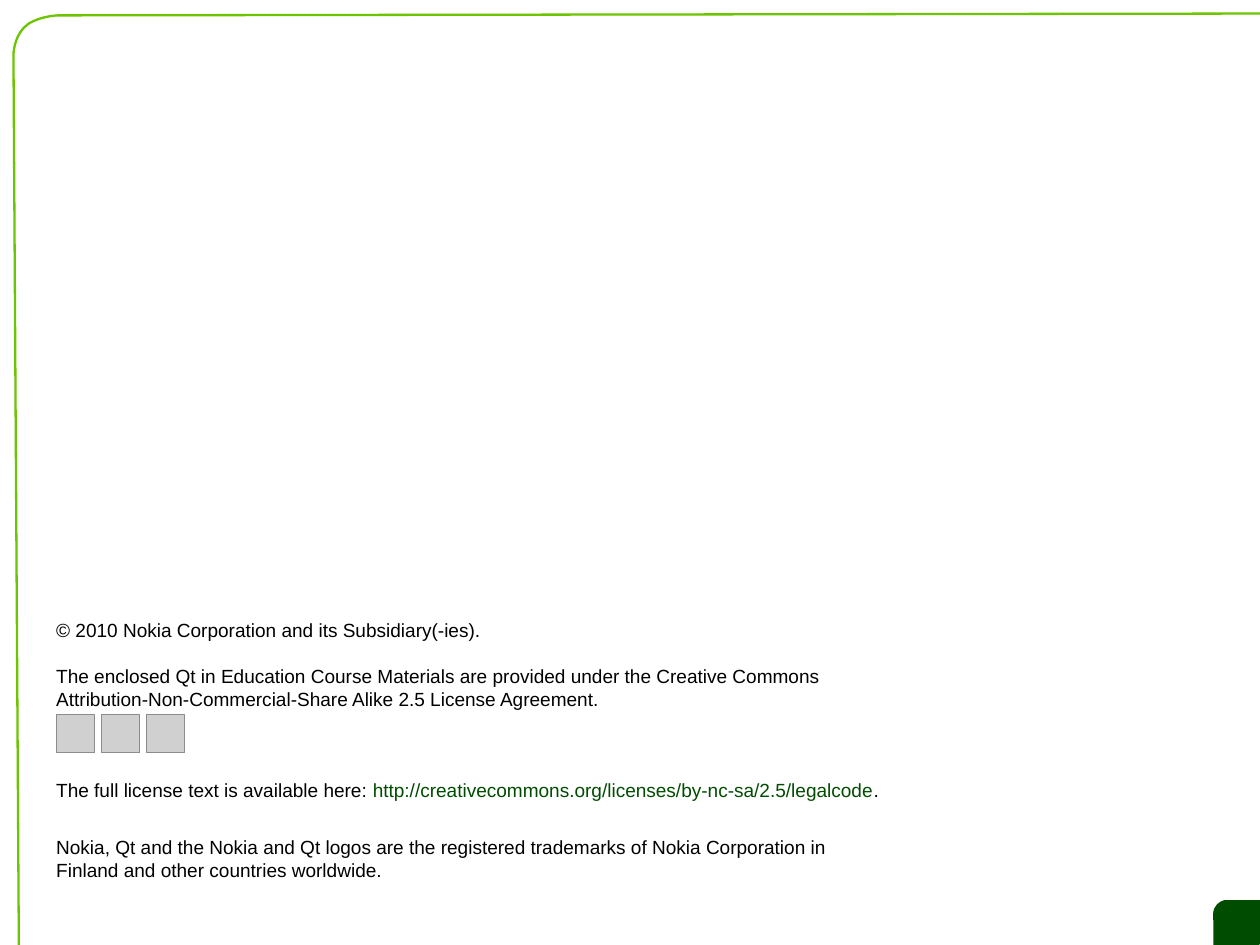
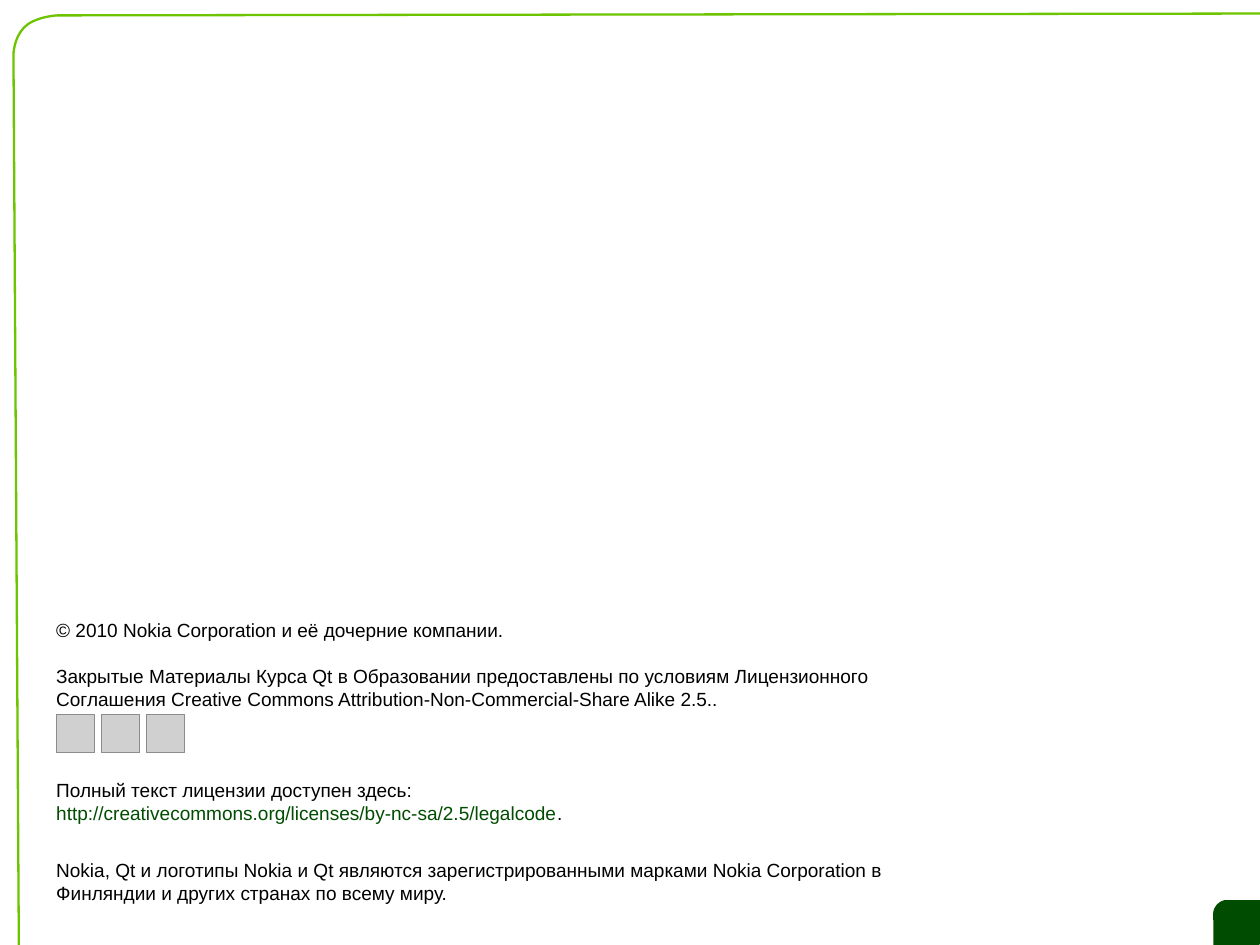
Before and after one commit to saa/qecm, a slide deck: slide 2 of L10/L10 Slides.odp. Drawn at 1260x945 pixels with LibreOffice and Linux fonts; fonts in the diff are those of the drawing; grey boxes stand for pictures; background and template pictures are left out. Boxes give left, top, right and bottom in pixels: in the first picture for what was removed or moved away, otherwise in the second. Text is boxed around its words. In the diff, an @@ line names an element or a change of style, - is before the commit and + after.

```diff
--- a/L10/L10 Slides.odp
+++ b/L10/L10 Slides.odp
@@ text at <box>56,623,881,904</box>: text changed @@
-© 2010 Nokia Corporation and its Subsidiary(-ies).
-The enclosed Qt in Education Course Materials are provided under the Creative Commons
-Attribution-Non-Commercial-Share Alike 2.5 License Agreement.
-The full license text is available here: http://creativecommons.org/licenses/by-nc-sa/2.5/legalcode.
-Nokia, Qt and the Nokia and Qt logos are the registered trademarks of Nokia Corporation in Finland and other countries worldwide.
+© 2010 Nokia Corporation и её дочерние компании.
+Закрытые Материалы Курса Qt в Образовании предоставлены по условиям Лицензионного Соглашения Creative Commons Attribution-Non-Commercial-Share Alike 2.5..
+Полный текст лицензии доступен здесь: http://creativecommons.org/licenses/by-nc-sa/2.5/legalcode.
+Nokia, Qt и логотипы Nokia и Qt являются зарегистрированными марками Nokia Corporation в Финляндии и других странах по всему миру.
```
Also in this commit, not shown: 32 other slides changed, 16 slides added, 16 slides removed.
